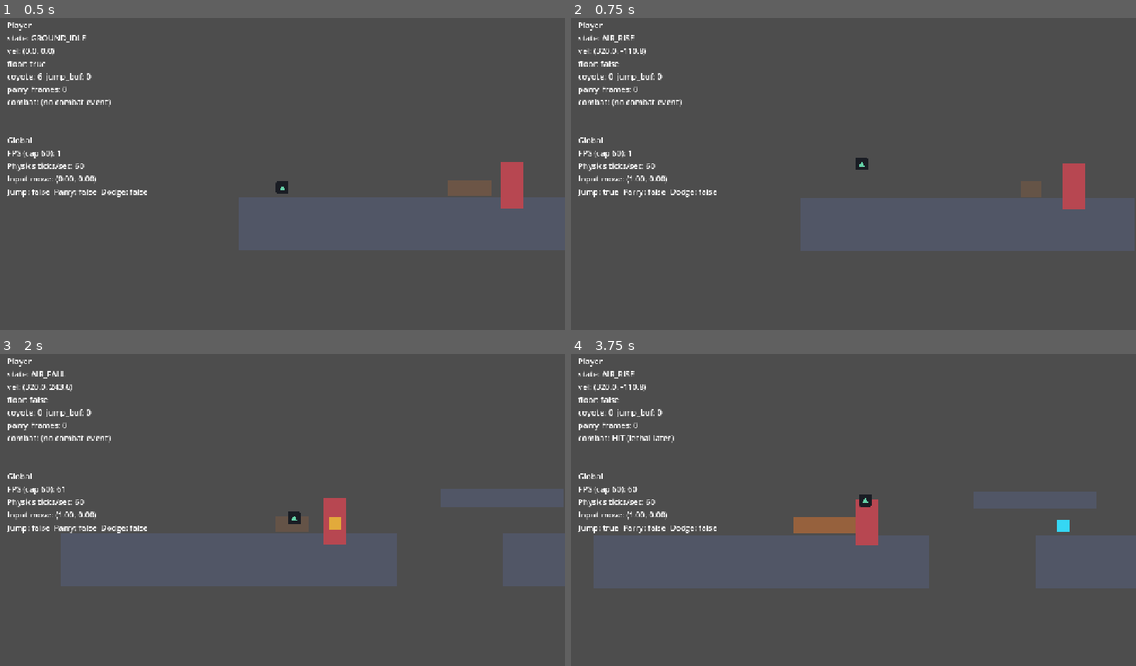
Above: before the commit, frames 1-4 (two rows, left to right).
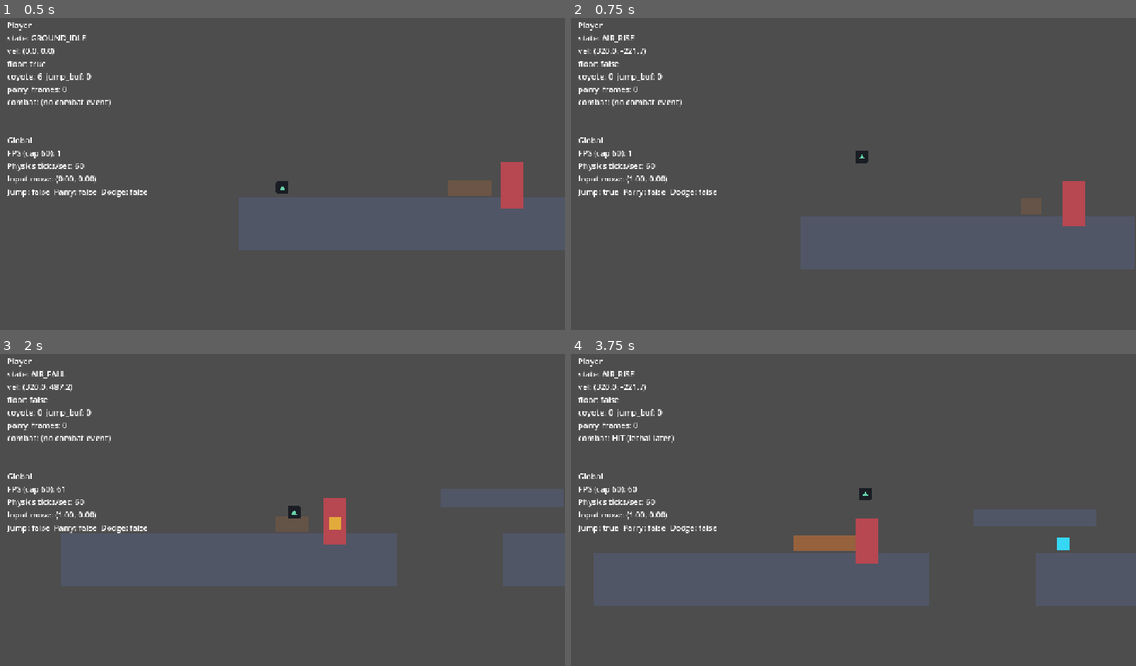
Above: after the commit, the same moments.

Repository: omarelsahy/FTWSA
Game: Godot game, scene res://scenes/levels/vertical_slice.tscn
The game is run twice, just before and just after one commit, with the same random seed, the same clock (stepped at 60 frames per second) and the same inputs.
Inputs:
- Up to frame 1 (0.5 s): no input
- Up to frame 2 (0.75 s): hold D (move_right) from 0.53 s (still down); hold Space (jump) from 0.53 s (still down)
- Up to frame 3 (2 s): keep holding D (move_right); release Space (jump) at 1.28 s; tap Shift (dodge) at 1.35 s; tap Space (jump) at 1.52, 1.55, 1.82 s
- Up to frame 4 (3.75 s): release D (move_right) at 2.03 s; hold A (move_left) 2.03-2.78 s; hold E (parry) 2.03-2.78 s; tap Space (jump) at 2.3, 3.02, 3.05, 3.32 s; hold D (move_right) from 2.78 s (still down); tap Z at 2.85 s; hold Space (jump) from 3.53 s (still down)

Frame 1 is identical in both runs. In frame 2, 7.3% of the frame differs, in the area x 9-100%, y 9-81%; in frame 3, 0.1%; in frame 4, 12%, in the area x 4-100%, y 9-81%.

Commit message:
Double jump arc scale by tuning velocity and gravity
Co-authored-by: Omar Elsahy <omarelsahy@users.noreply.github.com>

Diff:
--- a/scripts/player/movement_config.gd
+++ b/scripts/player/movement_config.gd
@@ -15,8 +15,8 @@
 @export var air_speed_max: float = 320.0
 
 @export_group("Jump / Gravity")
-@export var jump_velocity: float = 450.0
-@export var gravity: float = 1850.0
+@export var jump_velocity: float = 900.0
+@export var gravity: float = 3700.0
 @export var fall_gravity_mult: float = 1.38
 @export var max_fall_speed: float = 1400.0
 ## Extra gravity while rising if jump is released (variable jump height).
